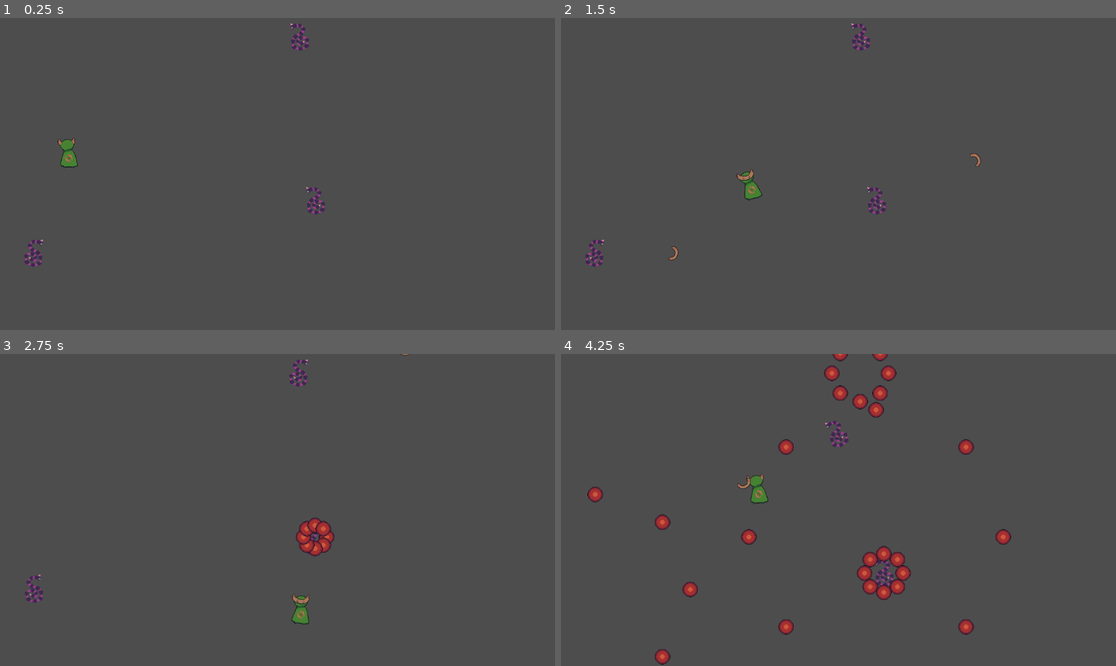
Above: before the commit, frames 1-4 (two rows, left to right).
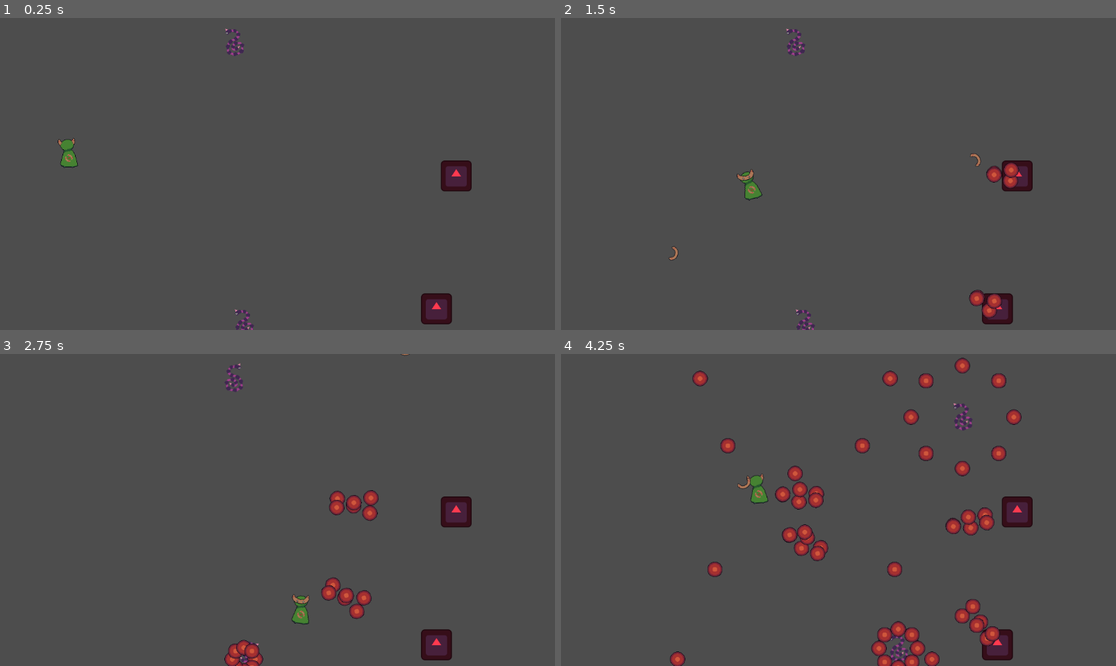
Above: after the commit, the same moments.

Repository: steve52/boomerang-guy-and-the-aglet
Game: Godot game, scene res://Scenes/game.tscn
The game is run twice, just before and just after one commit, with the same random seed, the same clock (stepped at 60 frames per second) and the same inputs. The engine's default icon, where the game draws it, is replaced by a stand-in: a white triangle on a blue panel in a dark square.
Inputs (mouse positions are in pixels of both pictures, inside the frame that each line leads up to):
- Up to frame 1 (0.25 s): no input
- Up to frame 2 (1.5 s): tap Enter at 0.5 s; move the mouse to (960, 158) at 0.52 s; hold D (Right) 0.53-1.28 s; click (960, 158) at 0.6 s; move the mouse to (727, 189) at 1.27 s; hold S (Down) from 1.28 s (still down); click (727, 189) at 1.35 s
- Up to frame 3 (2.75 s): move the mouse to (333, 441) at 2.02 s; release S (Down) at 2.03 s; hold D (Right) from 2.03 s (still down); click (333, 441) at 2.1 s
- Up to frame 4 (4.25 s): move the mouse to (810, 572) at 2.77 s; release D (Right) at 2.78 s; hold W (Up) 2.78-3.53 s; click (810, 572) at 2.85 s; move the mouse to (1005, 556) at 3.52 s; hold A (Left) from 3.53 s (still down); click (1005, 556) at 3.6 s

The runs differ from the first frame. In frame 1, 1.7% of the frame differs, in the area x 4-85%, y 1-100%; in frame 2, 1.9%; in frame 3, 3.6%; in frame 4, 8.4%, in the area x 4-85%, y 0-100%.

Commit message:
Started On Teleporting enemies

Diff:
--- a/Scenes/Enemies/Bullets/ChargingEnemyBullets.tscn
+++ b/Scenes/Enemies/Bullets/ChargingEnemyBullets.tscn
@@ -1,6 +1,6 @@
 [gd_scene format=3 uid="uid://ctd6ht4ofjbmv"]
 
-[ext_resource type="Script" uid="uid://dfgc8p7gq0sy1" path="res://Scripts/bullebase.gd" id="1_f3h6e"]
+[ext_resource type="Script" uid="uid://dfgc8p7gq0sy1" path="res://Scripts/bulletbase.gd" id="1_f3h6e"]
 [ext_resource type="Texture2D" uid="uid://ck6ohockcxovy" path="res://Assets/Bullet2.png" id="2_f3h6e"]
 
 [sub_resource type="CircleShape2D" id="CircleShape2D_qr4i2"]
--- /dev/null
+++ b/Scenes/Enemies/Bullets/TeleportingEnemyHelixBullets.tscn
@@ -0,0 +1,30 @@
+[gd_scene format=3 uid="uid://syjmblse5q32"]
+
+[ext_resource type="Script" uid="uid://cd4egfyqhjxaw" path="res://Scripts/teleporting_enemy_helix_bullets.gd" id="1_0ympl"]
+[ext_resource type="PackedScene" uid="uid://dglr2db7gdji5" path="res://Scenes/Enemies/Bullets/bulletbase.tscn" id="3_oryey"]
+
+[sub_resource type="Curve2D" id="Curve2D_t4fnf"]
+_data = {
+"points": PackedVector2Array(0, 0, 0, 0, 0, -16, 0, 0, 0, 0, 0, 16)
+}
+point_count = 2
+
+[node name="HelixCenter" type="Area2D" unique_id=728361005]
+script = ExtResource("1_0ympl")
+Speed = 160
+
+[node name="Path2D" type="Path2D" parent="." unique_id=782855926]
+curve = SubResource("Curve2D_t4fnf")
+
+[node name="Helix1" type="PathFollow2D" parent="Path2D" unique_id=113414146]
+position = Vector2(0, -16)
+rotates = false
+
+[node name="Helix1" parent="Path2D/Helix1" unique_id=1977895300 instance=ExtResource("3_oryey")]
+
+[node name="Helix2" type="PathFollow2D" parent="Path2D" unique_id=1502990528]
+position = Vector2(0, 16)
+progress = 32.0
+rotates = false
+
+[node name="Helix2" parent="Path2D/Helix2" unique_id=372610805 instance=ExtResource("3_oryey")]
--- a/Scenes/Enemies/Bullets/bulletbase.tscn
+++ b/Scenes/Enemies/Bullets/bulletbase.tscn
@@ -1,6 +1,6 @@
 [gd_scene format=3 uid="uid://dglr2db7gdji5"]
 
-[ext_resource type="Script" uid="uid://dfgc8p7gq0sy1" path="res://Scripts/bullebase.gd" id="1_1kkf8"]
+[ext_resource type="Script" uid="uid://dfgc8p7gq0sy1" path="res://Scripts/bulletbase.gd" id="1_1kkf8"]
 [ext_resource type="Texture2D" uid="uid://ck6ohockcxovy" path="res://Assets/Bullet2.png" id="2_1kkf8"]
 
 [sub_resource type="CircleShape2D" id="CircleShape2D_qr4i2"]
--- /dev/null
+++ b/Scenes/Enemies/TeleportingEnemy.tscn
@@ -0,0 +1,41 @@
+[gd_scene format=3 uid="uid://d16f3v2leehim"]
+
+[ext_resource type="Script" uid="uid://b1otodreveq1k" path="res://Scripts/teleporting_enemy.gd" id="1_pm1up"]
+[ext_resource type="Texture2D" uid="uid://dp0okb4iueg7c" path="res://Assets/icon.svg" id="2_7su5n"]
+
+[sub_resource type="RectangleShape2D" id="RectangleShape2D_qr4i2"]
+size = Vector2(61, 62)
+
+[sub_resource type="RectangleShape2D" id="RectangleShape2D_uk0vl"]
+size = Vector2(66, 66)
+
+[node name="TeleportingEnemy" type="CharacterBody2D" unique_id=1342658842]
+modulate = Color(1, 0.22644159, 0.30998963, 1)
+collision_layer = 4
+collision_mask = 12
+script = ExtResource("1_pm1up")
+Health = 3
+Speed = 400.0
+ChargeDistance = 3.0
+
+[node name="CollisionShape2D" type="CollisionShape2D" parent="." unique_id=510287407]
+position = Vector2(0.5, 0)
+shape = SubResource("RectangleShape2D_qr4i2")
+
+[node name="Icon" type="Sprite2D" parent="." unique_id=1940268398]
+scale = Vector2(0.5, 0.5)
+texture = ExtResource("2_7su5n")
+
+[node name="Area2D" type="Area2D" parent="." unique_id=437618089]
+collision_layer = 4
+collision_mask = 2
+
+[node name="CollisionShape2D" type="CollisionShape2D" parent="Area2D" unique_id=1667751045]
+shape = SubResource("RectangleShape2D_uk0vl")
+
+[node name="HelixShotTimer" type="Timer" parent="." unique_id=1345757827]
+one_shot = true
+autostart = true
+
+[connection signal="area_entered" from="Area2D" to="." method="TakeDamage"]
+[connection signal="timeout" from="HelixShotTimer" to="." method="_on_helix_shot_timer_timeout"]
--- a/Scenes/game.tscn
+++ b/Scenes/game.tscn
@@ -3,6 +3,7 @@
 [ext_resource type="PackedScene" uid="uid://du0xmkdwkcg8q" path="res://Scenes/player.tscn" id="1_ebmjs"]
 [ext_resource type="Script" uid="uid://b3qvw8wgviqfs" path="res://Scripts/game.gd" id="1_wrm1d"]
 [ext_resource type="PackedScene" uid="uid://cuselsv4h0gmx" path="res://Scenes/Enemies/ChargingEnemy.tscn" id="2_qxrlw"]
+[ext_resource type="PackedScene" uid="uid://d16f3v2leehim" path="res://Scenes/Enemies/TeleportingEnemy.tscn" id="3_wrm1d"]
 
 [sub_resource type="NavigationPolygon" id="NavigationPolygon_80nbo"]
 vertices = PackedVector2Array(3064.5703, 1642.0234, -1239.9766, 1335.6875, -1236.0078, -924.8906, 2261.5938, -1254.25)
@@ -19,11 +20,14 @@
 [node name="Player" parent="." unique_id=197361324 instance=ExtResource("1_ebmjs")]
 position = Vector2(141, 279)
 
-[node name="ChargingEnemy" parent="." unique_id=1342658842 instance=ExtResource("2_qxrlw")]
-position = Vector2(654, 380)
+[node name="TeleportingEnemy" parent="." unique_id=1342658842 instance=ExtResource("3_wrm1d")]
+position = Vector2(906, 604)
 
-[node name="ChargingEnemy2" parent="." unique_id=1072662666 instance=ExtResource("2_qxrlw")]
-position = Vector2(71, 489)
+[node name="ChargingEnemy" parent="." unique_id=1470947033 instance=ExtResource("2_qxrlw")]
+position = Vector2(506, 634)
 
-[node name="ChargingEnemy3" parent="." unique_id=633694951 instance=ExtResource("2_qxrlw")]
-position = Vector2(621, 40)
+[node name="ChargingEnemy2" parent="." unique_id=2051171334 instance=ExtResource("2_qxrlw")]
+position = Vector2(486, 51)
+
+[node name="TeleportingEnemy2" parent="." unique_id=888055439 instance=ExtResource("3_wrm1d")]
+position = Vector2(947, 328)
--- a/Scripts/bullebase.gd
+++ b/Scripts/bulletbase.gd
@@ -6,6 +6,7 @@
 
 func Shoot():
 	Shot = true
+	rotation = direction.angle()
 
 func _physics_process(delta):
 	if Shot:
--- /dev/null
+++ b/Scripts/teleporting_enemy.gd
@@ -0,0 +1,14 @@
+extends "res://Scripts/EnemyClass.gd"
+
+var ShotsToTeleport = 3
+const TELEPORTING_ENEMY_HELIX_BULLETS = preload("uid://syjmblse5q32")
+
+
+
+
+func _on_helix_shot_timer_timeout():
+	var Target = position.direction_to(Player.position)
+	for i in 3:
+		await get_tree().create_timer(.2).timeout
+		ShootBullets(TELEPORTING_ENEMY_HELIX_BULLETS, Target)
+	$HelixShotTimer.start(1.5+randf_range(-.5,.5))
--- /dev/null
+++ b/Scripts/teleporting_enemy_helix_bullets.gd
@@ -0,0 +1,8 @@
+extends "res://Scripts/bulletbase.gd"
+
+
+
+func _physics_process(delta):
+	super(delta)
+	for i in $Path2D.get_children():
+		i.progress_ratio += .03 if i.name == "Helix1" else -.03
Renamed: Scripts/bullebase.gd.uid -> Scripts/bulletbase.gd.uid
Not shown, added: Scripts/teleporting_enemy.gd.uid
Not shown, added: Scripts/teleporting_enemy_helix_bullets.gd.uid
